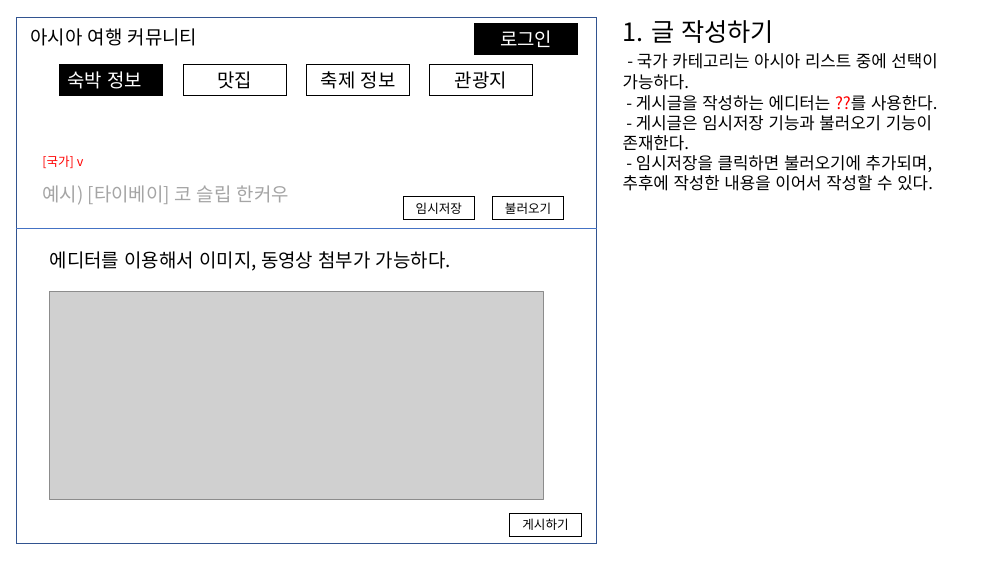
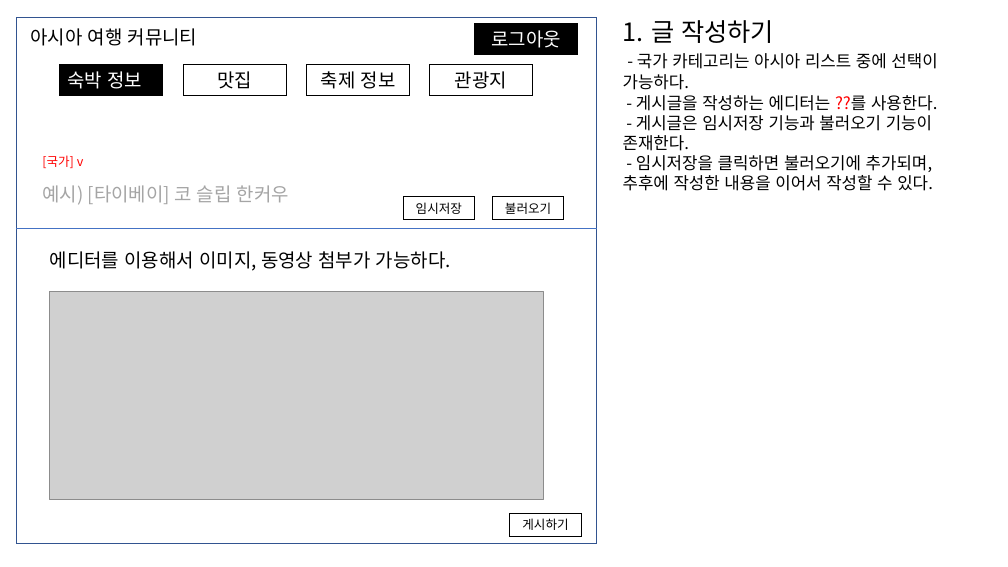
Before and after one commit to pjok1122/travel-community, a slide deck: slide 4 of 화면 기획서.pptx. Drawn at 1008x567 pixels with LibreOffice and Linux fonts; fonts in the diff are those of the drawing; grey boxes stand for pictures. Boxes give left, top, right and bottom in pixels: in the first picture for what was removed or moved away, otherwise in the second. Text is boxed around its words. In the diff, an @@ line names an element or a change of style, - is before the commit and + after.

```diff
--- a/화면 기획서.pptx
+++ b/화면 기획서.pptx
@@ text in rectangle at (492,30,562,48): text changed @@
-로그인
+로그아웃
```
Also in this commit, not shown: 2 other slides changed, 2 slides added.
